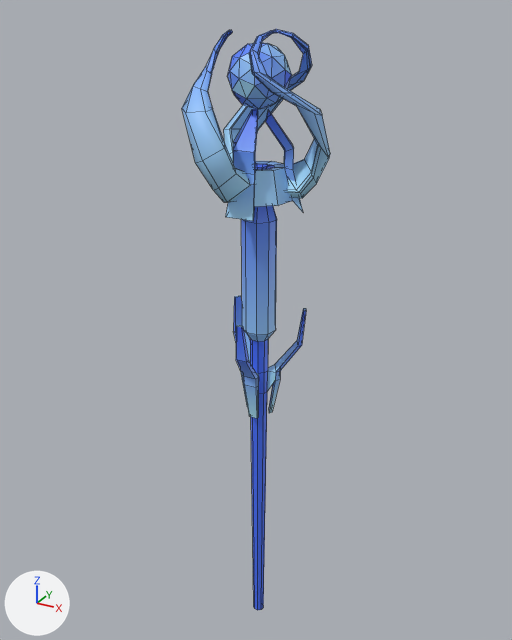
One commit to the FBX model KazgarsRevenge/KazgarsRevenge/KazgarsRevengeContent/Models/Weapons/staff.fbx: the scene before it, then after it.
Rendered twice from a 50 mm lens placed at (0.0196, -0.036, 0.0149), pointed at (-0.0007, 0.0008, -0.0035). The lights are fixed; the arrows at lower left show +X, +Y and +Z. Mesh edges are drawn as thin lines. Where no turn or scale is listed for an object, it has been applied to the vertices.

Names of what the first picture shows: 'staff'.
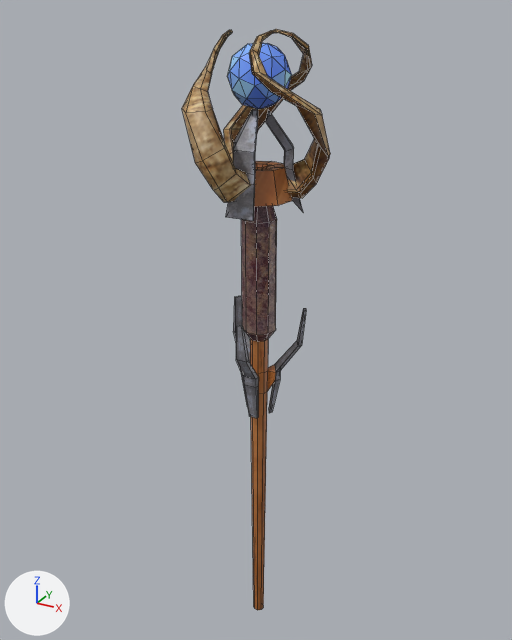
What differs and where, as boxes [x1, y1, x2, y2] in the pictures (512 x 640 px):
'staff', surface changed (blue to brown): [182, 29, 330, 610] in both
part 1 of me_staff, surface changed (blue to brown): [182, 29, 330, 610] in both
part 2 of me_staff, recoloured (blue to brown): [256, 364, 276, 391] in both

The change in detail:
Picture 'wood.jpg' (img_wood_jpg) is new.
Picture 'sword.png' (img_sword_png) is new.
Picture 'metal.jpg' (img_metal_jpg) is new.
Picture 'leather.jpg' (img_leather_jpg) is new.
Material 'leather__leather_jpg' (mat_leather__leather_jpg) changes its picture from img_blue_gradient_png to img_leather_jpg.
Material 'metal__metal_jpg' (mat_metal__metal_jpg) changes its picture from img_blue_gradient_png to img_metal_jpg.
Material 'sword01__sword_png' (mat_sword01__sword_png) changes its picture from img_blue_gradient_png to img_sword_png.
Material 'wood__wood_jpg' (mat_wood__wood_jpg) changes its picture from img_blue_gradient_png to img_wood_jpg.
Material 'frost_bolt__wood_jpg' (mat_frost_bolt__wood_jpg) is new.
Its texture is img_wood_jpg.
me_staff has 530 vertices, 572 faces and spans x -0.0035..0.0042, y -0.0043..0.0039, z -0.0269..0.0139.
me_staff is used by ob_staff; location (0.0, 0.0, 0.0).
me_staff part 1: 558 kept faces spanning x -0.0035..0.0042, y -0.0043..0.0039, z -0.0269..0.0139 get new texture (UV) coordinates.
me_staff part 2: 12 faces spanning x -0.0012..0.0012, y -0.0012..0.0009, z -0.008..-0.0064 switch from mat_metal__metal_jpg (picture img_blue_gradient_png) to mat_wood__wood_jpg (picture img_wood_jpg).
me_staff now uses material mat_frost_bolt__wood_jpg (picture img_wood_jpg).
